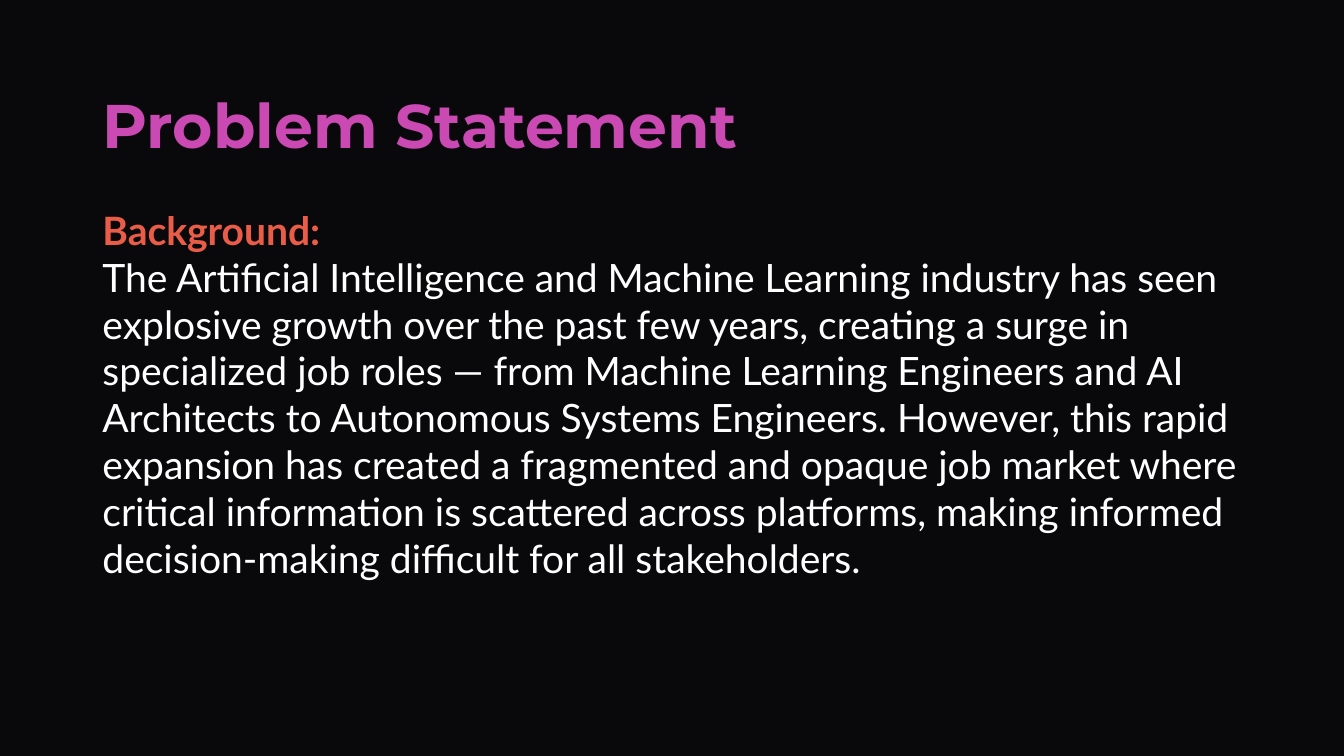
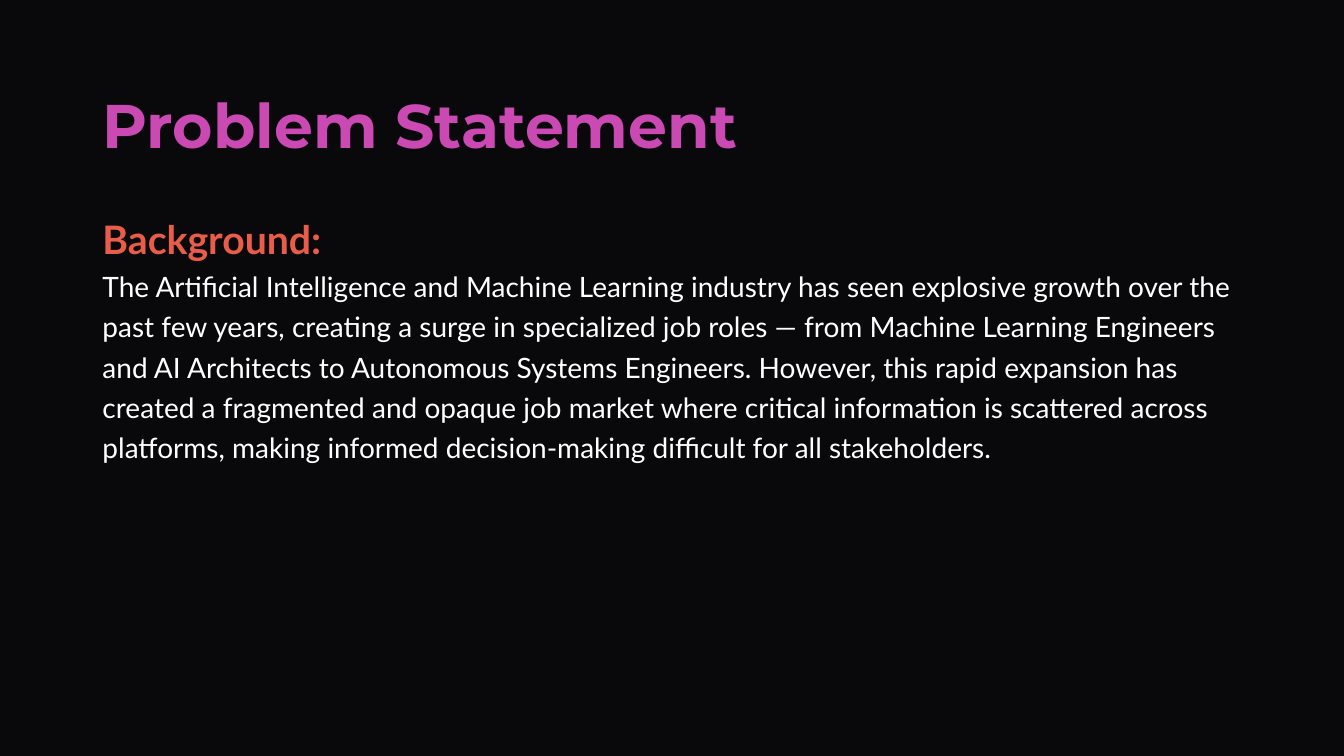
Before and after one commit to AkshitGajera/AF05148719-GajeraAkshit-AIJobPostingAnalytics-Insights, a slide deck: slide 2 of AI Job Posting Analytics & Insights.pptx. Drawn at 1344x756 pixels with LibreOffice and Linux fonts; fonts in the diff are those of the drawing. Boxes give left, top, right and bottom in pixels: in the first picture for what was removed or moved away, otherwise in the second. Text is boxed around its words. In the diff, an @@ line names an element or a change of style, - is before the commit and + after.

```diff
--- a/AI Job Posting Analytics & Insights.pptx
+++ b/AI Job Posting Analytics & Insights.pptx
@@ text "Background: The Artificial Intelligence and ..." at (x1=102, y1=225, x2=1229, y2=463): size 27.9 to 28 pt in "Background:"; size 27.9 to 20 pt; line spacing 1 to 1.2 @@
```
Also in this commit, not shown: 2 other slides changed, 1 slide removed.
